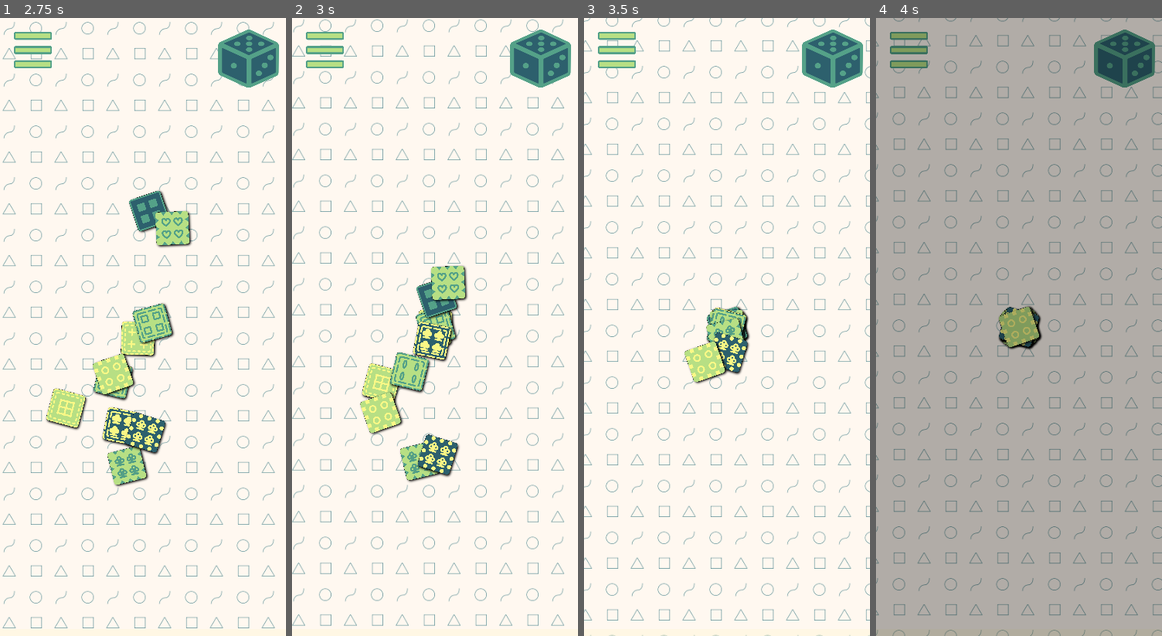
Above: before the commit, frames 1-4 (left to right).
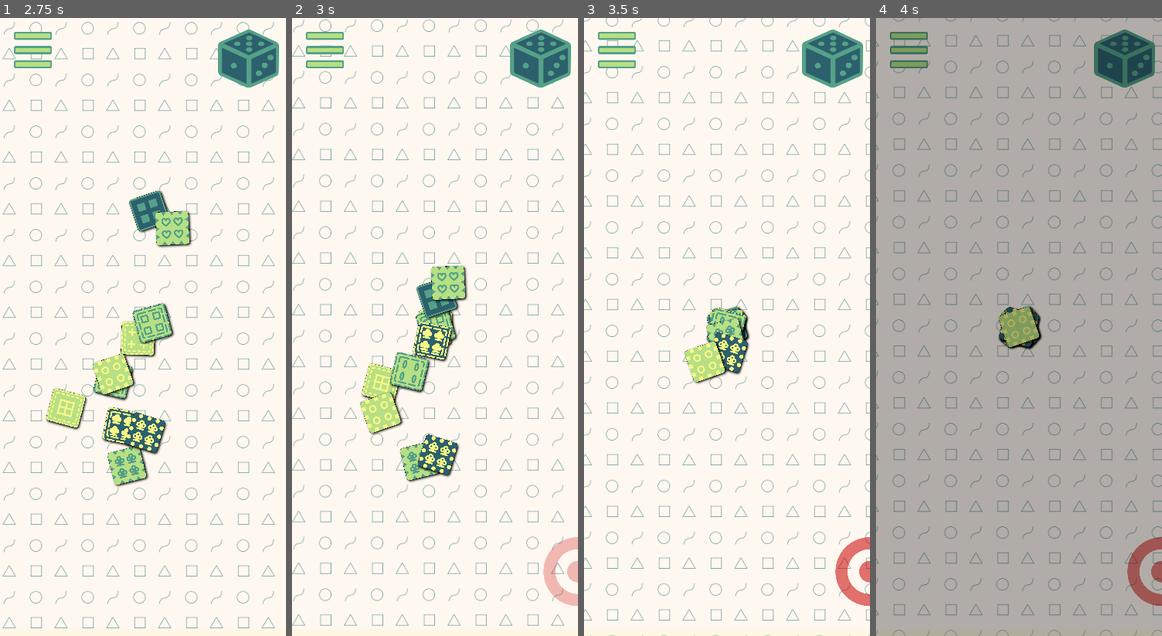
Above: after the commit, the same moments.

Repository: magopian/rummager
Game: Godot game, scene res://start_menu.tscn
Two runs of this game, one before a commit and one after it. Both use one fixed random seed, a clock stepped at 60 frames per second and the inputs below. Sound files missing from this copy of the repository are replaced by a short silence.
Inputs (mouse positions are in pixels of both pictures, inside the frame that each line leads up to):
- Up to frame 1 (2.75 s): click "START" at 0.5 s; click (143, 327) at 1.27 s; click (243, 55) at 2 s
- Up to frame 2 (3 s): click (540, 61) at 2.75 s
- Up to frame 3 (3.5 s): no input
- Up to frame 4 (4 s): click (1124, 61) at 3.5 s

Frame 1 is identical in both runs. In frame 2, 0.7% of the frame differs, in the area x 87-100%, y 84-96%; in frame 3, 0.7%; in frame 4, 0.7%.

Commit message:
First introduction of a target

Diff:
--- a/card.gd
+++ b/card.gd
@@ -90,6 +90,7 @@
 
 
 func show_big(speed: float = 0.15) -> void:
+	collision_layer = 0
 	scale_to(big_scale, speed)
 	position = Vector2(200, 200)
 	animate_card()
@@ -102,12 +103,14 @@
 
 
 func show_small(speed: float = 0.15) -> void:
-	scale_to(small_scale, speed)
+	await scale_to(small_scale, speed).finished
+	collision_layer = 1
 	if tween:
 		tween.stop()
 
 
 func show_medium() -> void:
+	collision_layer = 0
 	update_scale(medium_scale)
 	freeze = true
 	hide_dust()
--- a/game.gd
+++ b/game.gd
@@ -16,6 +16,7 @@
 @onready var timer: Timer = %Timer
 @onready var camera_shaker: Node2D = %CameraShaker
 @onready var progress: CanvasLayer = %Progress
+@onready var target: CanvasLayer = %Target
 
 @onready var card_scene: PackedScene = preload("res://card.tscn")
 
@@ -145,6 +146,9 @@
 	await card.scale_to(Vector2.ZERO, 0.5).finished
 	pick_me_canvas_layer.queue_free()
 	Global.time_started_rummage = Time.get_ticks_msec()
+
+	# Random target to aim at when discarding a card
+	target.random_target()
 
 
 func shuffle_out() -> void:
--- a/game.tscn
+++ b/game.tscn
@@ -65,6 +65,7 @@
 [ext_resource type="PackedScene" uid="uid://bifvuippivy7t" path="res://progress.tscn" id="62_tbnfq"]
 [ext_resource type="PackedScene" uid="uid://d1q80rolx3cja" path="res://zones.tscn" id="64_rxnl2"]
 [ext_resource type="PackedScene" uid="uid://dftsvelpx2cta" path="res://fade_transition.tscn" id="65_oc4fy"]
+[ext_resource type="PackedScene" uid="uid://bpfj34u8qsxra" path="res://target.tscn" id="66_hyrw8"]
 
 [sub_resource type="AudioStreamRandomizer" id="AudioStreamRandomizer_ypwvg"]
 random_pitch = 1.5
@@ -293,3 +294,6 @@
 [node name="CameraShaker" parent="Camera2D" instance=ExtResource("62_dcjsq")]
 unique_name_in_owner = true
 randomStrength = 10.0
+
+[node name="Target" parent="." instance=ExtResource("66_hyrw8")]
+unique_name_in_owner = true
--- /dev/null
+++ b/target.gd
@@ -0,0 +1,49 @@
+extends CanvasLayer
+
+
+signal target_hit
+
+
+@onready var path_2d: Path2D = %Path2D
+@onready var path_follow_2d: PathFollow2D = %PathFollow2D
+@onready var target: Sprite2D = %Target
+@onready var area_2d: Area2D = %Area2D
+
+
+func _ready() -> void:
+	setup_curve()
+	target.modulate.a = 0
+	area_2d.body_entered.connect(_on_target_hit)
+
+
+func setup_curve():
+	var bottom_left: Vector2 = Vector2(0, Global.viewport_size.y)
+	var top_left: Vector2 = Vector2.ZERO
+	var top_right: Vector2 = Vector2(Global.viewport_size.x, 0)
+	var bottom_right: Vector2 = Global.viewport_size
+	path_2d.curve = Curve2D.new()
+	path_2d.curve.add_point(bottom_left, Vector2.ZERO, Vector2.ZERO)
+	path_2d.curve.add_point(top_left, Vector2.ZERO, Vector2.ZERO)
+	path_2d.curve.add_point(top_right, Vector2.ZERO, Vector2.ZERO)
+	path_2d.curve.add_point(bottom_right, Vector2.ZERO, Vector2.ZERO)
+
+
+func random_target() -> void:
+	var random_progress_ratio: float = randf()
+	area_2d.set_deferred("monitoring", false)
+
+	var tween: Tween = create_tween().set_ease(Tween.EASE_OUT).set_trans(Tween.TRANS_BACK)
+	tween.tween_property(path_follow_2d, "progress_ratio", random_progress_ratio, 1)
+	tween.tween_property(target, "modulate:a", 0.5, 1)
+	await tween.finished
+	area_2d.set_deferred("monitoring", true)
+
+
+func _on_target_hit(body: Node2D) -> void:
+	if body is not Card:
+		return
+	var speed: float = body.linear_velocity.length()
+	if speed < 100:
+		return
+	target_hit.emit()
+	random_target()
--- /dev/null
+++ b/target.tscn
@@ -0,0 +1,31 @@
+[gd_scene load_steps=4 format=3 uid="uid://bpfj34u8qsxra"]
+
+[ext_resource type="Script" path="res://target.gd" id="1_kcnj3"]
+[ext_resource type="Texture2D" uid="uid://b8fju5rcmx24c" path="res://assets/sprites/target.png" id="2_5uyg4"]
+
+[sub_resource type="CircleShape2D" id="CircleShape2D_knqbp"]
+radius = 57.0
+
+[node name="Target" type="CanvasLayer"]
+script = ExtResource("1_kcnj3")
+
+[node name="Path2D" type="Path2D" parent="."]
+unique_name_in_owner = true
+
+[node name="PathFollow2D" type="PathFollow2D" parent="Path2D"]
+unique_name_in_owner = true
+
+[node name="Target" type="Sprite2D" parent="Path2D/PathFollow2D"]
+unique_name_in_owner = true
+scale = Vector2(0.25, 0.25)
+texture = ExtResource("2_5uyg4")
+
+[node name="Area2D" type="Area2D" parent="Path2D/PathFollow2D/Target"]
+unique_name_in_owner = true
+position = Vector2(-50, -50)
+scale = Vector2(4, 4)
+collision_layer = 0
+
+[node name="CollisionShape2D" type="CollisionShape2D" parent="Path2D/PathFollow2D/Target/Area2D"]
+position = Vector2(12.5, 12.5)
+shape = SubResource("CircleShape2D_knqbp")
Binary file added: assets/sprites/target.png
Not shown, added: assets/sprites/target.png.import
Not shown: 1 places in game.tscn that only renumber resources
